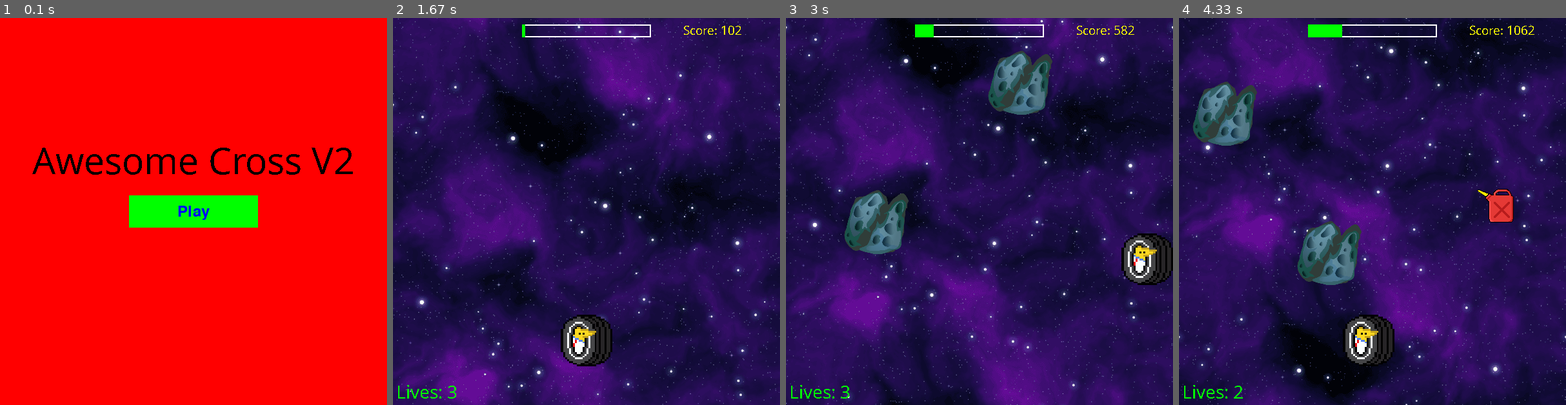
Above: before the commit, frames 1-4 (left to right).
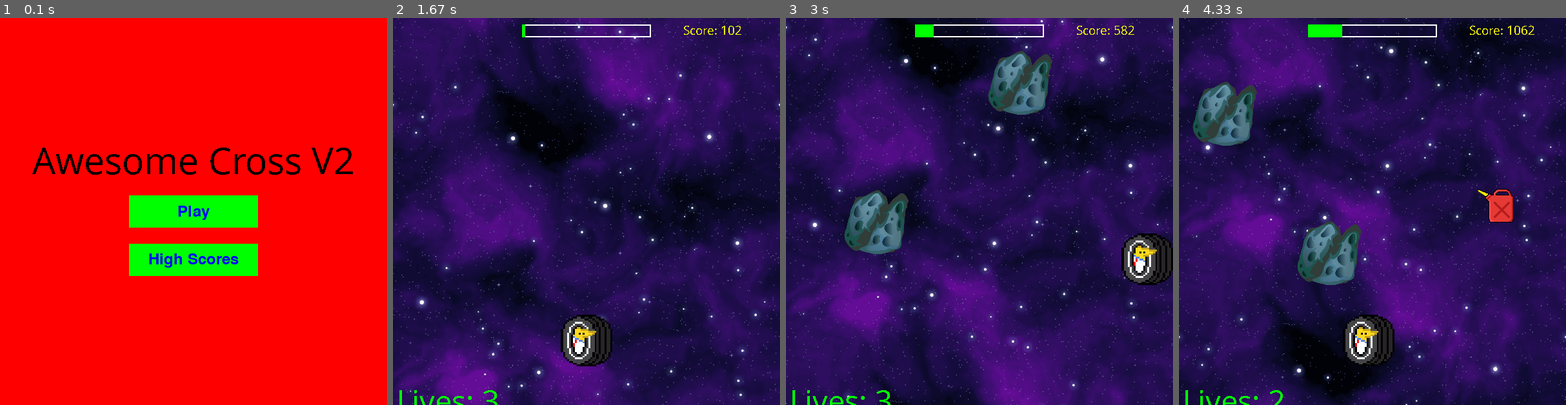
Above: after the commit, the same moments.

Repository: AndrewFagan04/CS_370_AwexomeCross
Game: pygame game, started from Cycle_2/main.py
The game is run twice, just before and just after one commit, with the same random seed, the same clock (stepped at 60 frames per second) and the same inputs.
Inputs (mouse positions are in pixels of both pictures, inside the frame that each line leads up to):
- Up to frame 1 (0.1 s): no input
- Up to frame 2 (1.67 s): click (586, 257) at 0.38 s, where only the run after the commit has a clickable "High Scores"; click (586, 358) at 0.88 s, where only the run after the commit has a clickable "Return"; click "Play" at 1.38 s
- Up to frame 3 (3 s): click (1018, 296) at 1.72 s; hold D 2-2.47 s; hold W 2.5-2.8 s; hold D from 2.83 s (still down)
- Up to frame 4 (4.33 s): release D at 3.3 s; hold A 3.33-3.87 s; hold S 3.9-4.2 s; hold A from 4.23 s (still down)

The runs differ from the first frame. In frame 1, 2.8% of the frame differs, in the area x 33-67%, y 58-67%; in frame 2, 0.3%; in frame 3, 0.3%; in frame 4, 0.3%.

Commit message:
Created blank high score screen

Diff:
--- a/Cycle_2/main.py
+++ b/Cycle_2/main.py
@@ -201,7 +201,7 @@
             screens.game_over_screen(WIDTH, LENGTH, window, game_loop)
 
         # Display lives
-        lives_text = pygame.font.SysFont('Comic Sans MS', 30)
+        lives_text = pygame.font.SysFont('Comic Sans MS', 50)
         text_surface = lives_text.render('Lives: ' + str(lives), False, (0, 255, 0))
         window.blit(text_surface, (5, 560))
 
--- a/Cycle_2/screens.py
+++ b/Cycle_2/screens.py
@@ -10,17 +10,17 @@
 fps = 60
 
 class Button:
-    def __init__(self, x, y, width, height, color, text):
+    def __init__(self, x, y, width, height, color, play):
         self.rect = pygame.Rect(x, y, width, height)
         self.color = color
-        self.text = text
+        self.play = play
         self.font = pygame.font.Font(None, 36)
 
     def draw(self, surface):
         pygame.draw.rect(surface, self.color, self.rect)
-        text_surf = self.font.render(self.text, True, BLUE)
-        text_rect = text_surf.get_rect(center=self.rect.center)
-        surface.blit(text_surf, text_rect)
+        play_surf = self.font.render(self.play, True, BLUE)
+        play_rect = play_surf.get_rect(center=self.rect.center)
+        surface.blit(play_surf, play_rect)
 
     def is_clicked(self, pos):
         return self.rect.collidepoint(pos)
@@ -29,12 +29,16 @@
     play_button = Button(WIDTH // 2 - 100, LENGTH // 2 - 25, 200, 50, GREEN, "Play")
     my_font = pygame.font.SysFont('Comic Sans MS', 60)
 
+    score_button = Button(WIDTH // 2 - 100, LENGTH // 2 + 50, 200, 50, GREEN, "High Scores")
+    my_font = pygame.font.SysFont('Comic Sans MS', 60)
+
     while True:
         window.fill(RED)
-        text_surface = my_font.render('Awesome Cross V2', False, (0, 0, 0)) #text
-        text_rect = text_surface.get_rect(center = (WIDTH/2, LENGTH / 2 - 80)) #created rect for the text to center it
-        window.blit(text_surface, text_rect)
+        start_surface = my_font.render('Awesome Cross V2', False, (0, 0, 0)) #play
+        start_rect = start_surface.get_rect(center = (WIDTH/2, LENGTH / 2 - 80)) #created rect for the play to center it
+        window.blit(start_surface, start_rect)
         play_button.draw(window)
+        score_button.draw(window)
 
         for event in pygame.event.get():
             if event.type == pygame.QUIT:
@@ -43,6 +47,8 @@
             if event.type == pygame.MOUSEBUTTONDOWN:
                 if play_button.is_clicked(event.pos):
                     game_loop()
+                if score_button.is_clicked(event.pos):
+                    high_score_screen(WIDTH, LENGTH, window, game_loop)
 
         pygame.display.flip()
         pygame.time.Clock().tick(fps)
@@ -53,9 +59,9 @@
     my_font = pygame.font.SysFont('Comic Sans MS', 60)
     while True:
         window.fill(RED)
-        text_surface = my_font.render('Game Over!', False, (0, 0, 0))
-        text_rect = text_surface.get_rect(center = (WIDTH/2, LENGTH / 2 - 80)) #created rect for the text to center it
-        window.blit(text_surface, text_rect)
+        play_surface = my_font.render('Game Over!', False, (0, 0, 0))
+        play_rect = play_surface.get_rect(center = (WIDTH/2, LENGTH / 2 - 80)) #created rect for the play to center it
+        window.blit(play_surface, play_rect)
         replay_button.draw(window)
 
         for event in pygame.event.get():
@@ -74,9 +80,9 @@
     my_font = pygame.font.SysFont('Comic Sans MS', 60)
     while True:
         window.fill(RED)
-        text_surface = my_font.render('You Win!', False, (0, 0, 0))
-        text_rect = text_surface.get_rect(center = (WIDTH/2, LENGTH / 2 - 80)) #created rect for the text to center it
-        window.blit(text_surface, text_rect)
+        play_surface = my_font.render('You Win!', False, (0, 0, 0))
+        play_rect = play_surface.get_rect(center = (WIDTH/2, LENGTH / 2 - 80)) #created rect for the play to center it
+        window.blit(play_surface, play_rect)
         play_button.draw(window)
 
         for event in pygame.event.get():
@@ -90,4 +96,24 @@
         pygame.display.flip()
         pygame.time.Clock().tick(fps)
 
-#def high_score_screen(Width, Length, window, game_loop):
+def high_score_screen(WIDTH, LENGTH, window, game_loop):
+    start_screen_button = Button(WIDTH / 2 - 100, LENGTH - 100, 200, 50, GREEN, "Return")
+    my_font = pygame.font.SysFont('Comic Sans MS', 60)
+
+    while True:
+        window.fill(RED)
+        score_surface = my_font.render('High Scores', False, (0, 0, 0)) #play
+        score_rect = score_surface.get_rect(center = (WIDTH/2, 50)) #created rect for the play to center it
+        window.blit(score_surface, score_rect)
+        start_screen_button.draw(window)
+
+        for event in pygame.event.get():
+            if event.type == pygame.QUIT:
+                pygame.quit()
+                sys.exit()
+            if event.type == pygame.MOUSEBUTTONDOWN:
+                if start_screen_button.is_clicked(event.pos):
+                    show_start_screen(WIDTH, LENGTH, window, game_loop)
+
+        pygame.display.flip()
+        pygame.time.Clock().tick(fps)
